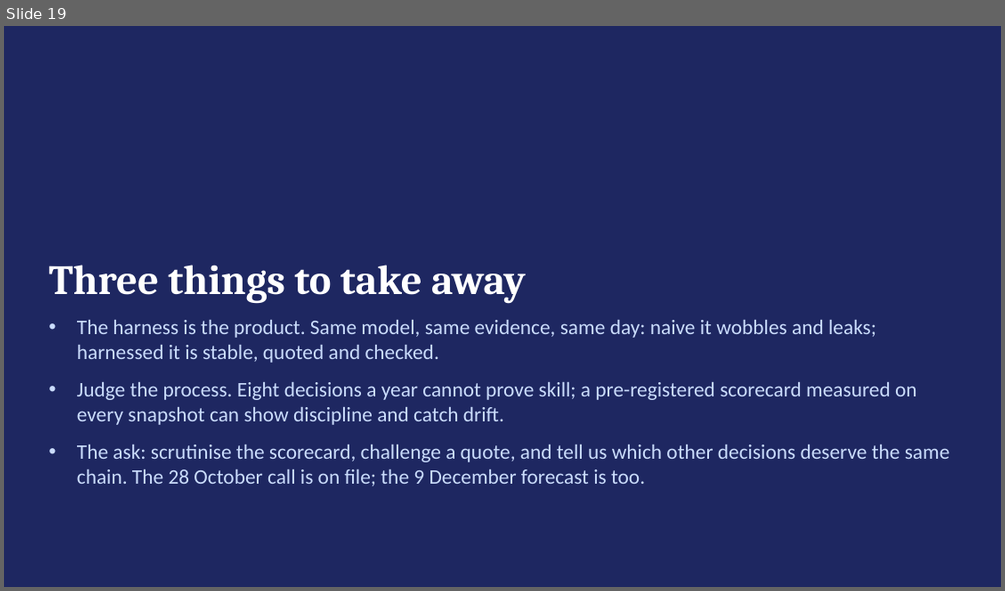
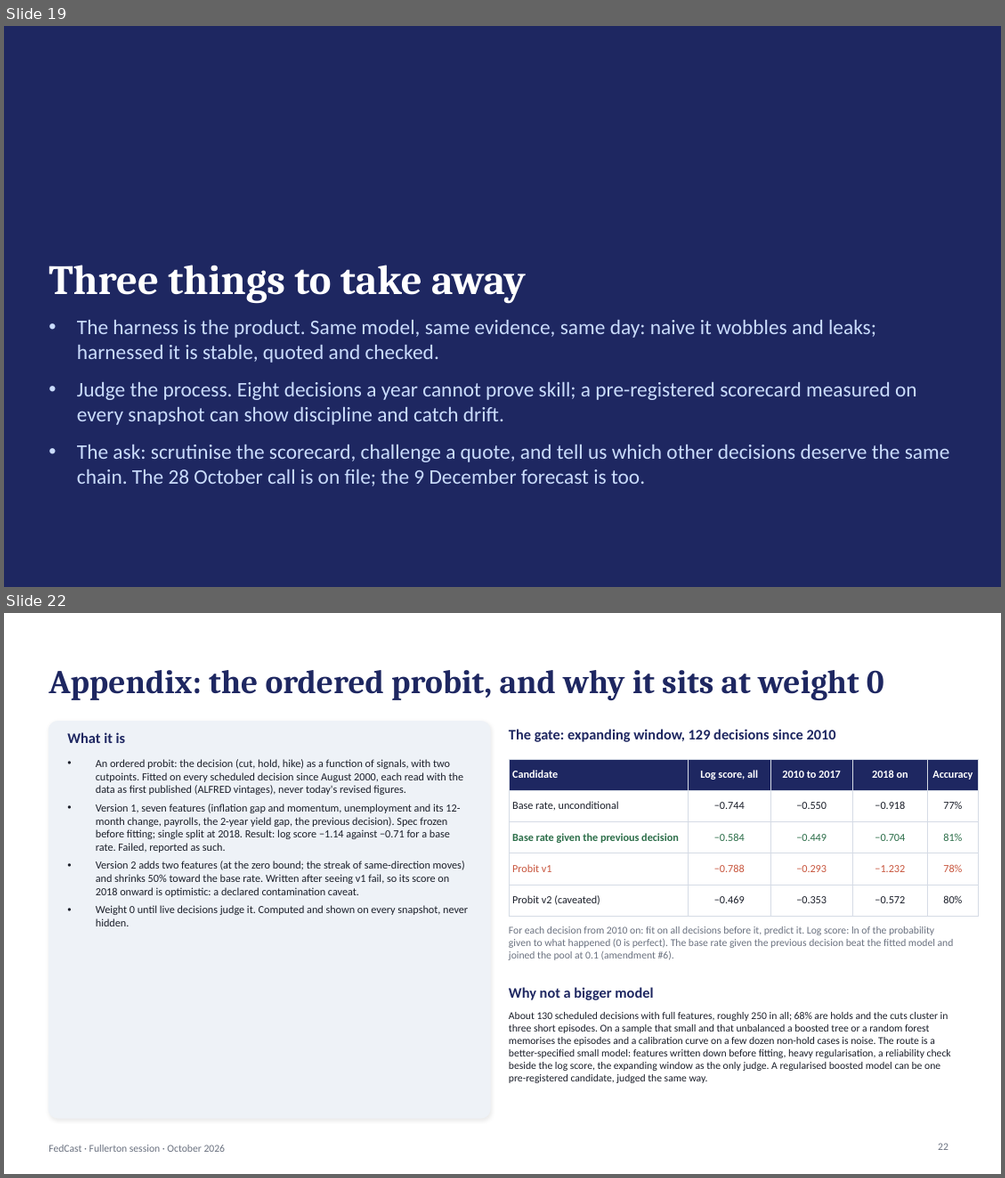
Before and after one commit to kmt112/fed-forecast, a slide deck: docs/FedCast_Fullerton.pptx. Shown one above the other, each under a label of ours: slide 19 before the commit, slides 19 and 22 after it; the slides between them are not shown. The pictures are 1005x591 and 1005x1178 pixels, drawn with LibreOffice and Linux fonts; fonts in the diff are those of the drawing. Boxes give left, top, right and bottom in pixels: in the first picture for what was removed or moved away, otherwise in the second. Text is boxed around its words. In the diff, an @@ line names an element or a change of style, - is before the commit and + after.

```diff
--- a/docs/FedCast_Fullerton.pptx
+++ b/docs/FedCast_Fullerton.pptx
@@ slide 22 added at box(4, 613, 1001, 1174), background #FFFFFF @@
@@ title added at box(48, 670, 884, 700), 32 pt, text #1E2761, bold @@
+Appendix: the ordered probit, and why it sits at weight 0
@@ rounded rectangle added at box(48, 722, 490, 1118), fill #EEF2F7, outline #EEF2F7 1 pt @@
@@ text added at box(67, 732, 126, 743), 14 pt, text #1E2761, bold @@
+What it is
@@ text added at box(509, 729, 836, 742), 14 pt, text #1E2761, bold @@
+The gate: expanding window, 129 decisions since 2010
@@ text added at box(96, 759, 468, 926), 10.5 pt, text #1B1F2A @@
+• An ordered probit: the decision (cut, hold, hike) as a function of signals, with two cutpoints. Fitted on every scheduled decision since August 2000, each read with the data as first published (ALFRED vintages), never today's revised figures.
+• Version 1, seven features (inflation gap and momentum, unemployment and its 12-month change, payrolls, the 2-year yield gap, the previous decision). Spec frozen before fitting; single split at 2018. Result: log score −1.14 against −0.71 for a base rate. Failed, reported as such.
+• Version 2 adds two features (at the zero bound; the streak of same-direction moves) and shrinks 50% toward the base rate. Written after seeing v1 fail, so its score on 2018 onward is optimistic: a declared contamination caveat.
+• Weight 0 until live decisions judge it. Computed and shown on every snapshot, never hidden.
@@ table added at box(509, 759, 979, 908), 5 rows, 5 columns @@
+Candidate | Log score, all | 2010 to 2017 | 2018 on | Accuracy
+Base rate, unconditional | −0.744 | −0.550 | −0.918 | 77%
+Base rate given the previous decision | −0.584 | −0.449 | −0.704 | 81%
+Probit v1 | −0.788 | −0.293 | −1.232 | 78%
+Probit v2 (caveated) | −0.469 | −0.353 | −0.572 | 80%
@@ text added at box(509, 926, 954, 960), 10 pt, text #6B7280 @@
+For each decision from 2010 on: fit on all decisions before it, predict it. Log score: ln of the probability given to what happened (0 is perfect). The base rate given the previous decision beat the fitted model and joined the pool at 0.1 (amendment #6).
@@ text added at box(509, 987, 653, 1000), 14 pt, text #1E2761, bold @@
+Why not a bigger model
@@ text added at box(509, 1012, 951, 1083), 10 pt, text #1B1F2A @@
+About 130 scheduled decisions with full features, roughly 250 in all; 68% are holds and the cuts cluster in three short episodes. On a sample that small and that unbalanced a boosted tree or a random forest memorises the episodes and a calibration curve on a few dozen non-hold cases is noise. The route is a better-specified small model: features written down before fitting, heavy regularisation, a reliability check beside the log score, the expanding window as the only judge. A regularised boosted model can be one pre-registered candidate, judged the same way.
@@ text added at box(48, 1144, 226, 1151), 10 pt, text #6B7280 @@
+FedCast · Fullerton session · October 2026
@@ page number added at box(938, 1143, 948, 1150), 10 pt, text #6B7280 @@
+22
```
Also in this commit, not shown: 8 slides changed, 1 other slide added, 8 other files.
